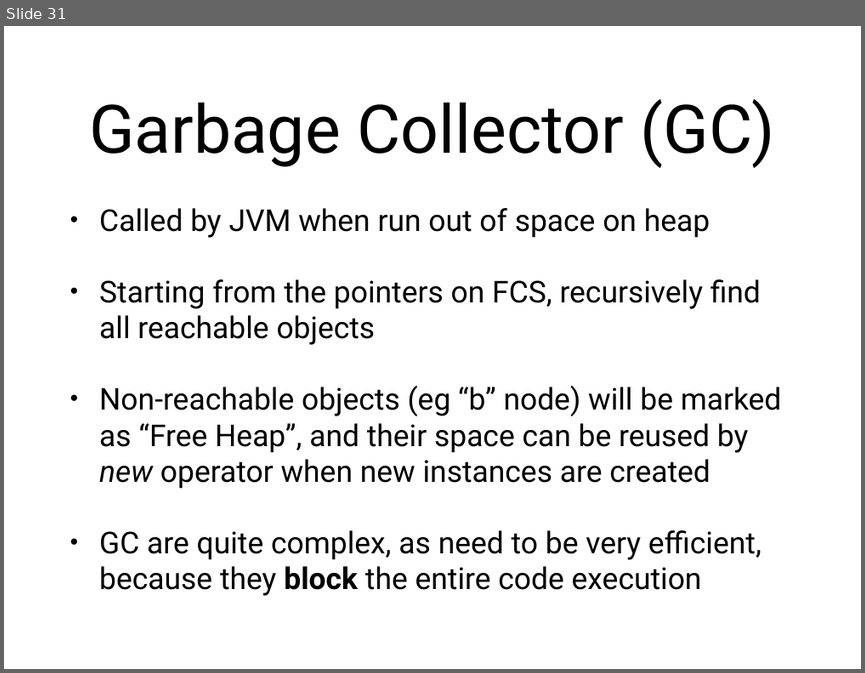
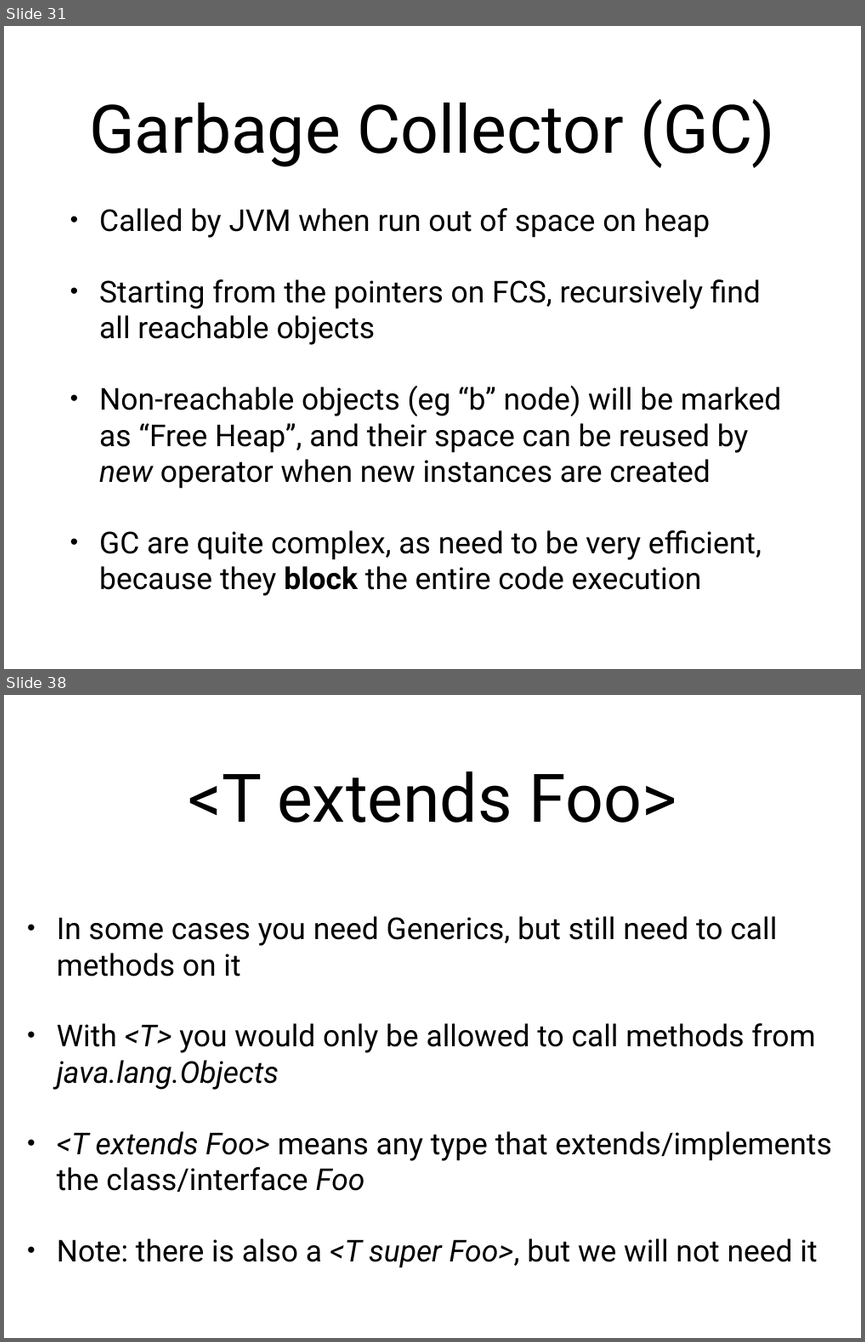
Before and after one commit to arcuri82/algorithms, a slide deck: docs/slides/02/02_stack_queue.pptx. Shown one above the other, each under a label of ours: slide 31 before the commit, slides 31 and 38 after it; the slides between them are not shown. The pictures are 865x673 and 865x1342 pixels, drawn with LibreOffice and Linux fonts; fonts in the diff are those of the drawing. Boxes give left, top, right and bottom in pixels: in the first picture for what was removed or moved away, otherwise in the second. Text is boxed around its words. In the diff, an @@ line names an element or a change of style, - is before the commit and + after.

```diff
--- a/docs/slides/02/02_stack_queue.pptx
+++ b/docs/slides/02/02_stack_queue.pptx
@@ slide 38 added at [4, 695, 861, 1338], background #FFFFFF @@
@@ title added at [188, 771, 676, 823], 80 pt, text #000000 @@
+<T extends Foo>
@@ text added at [57, 916, 831, 1268], 36 pt, text #000000 @@
+• In some cases you need Generics, but still need to call methods on it
+• With <T> you would only be allowed to call methods from java.lang.Objects
+• <T extends Foo> means any type that extends/implements the class/interface Foo
+• Note: there is also a <T super Foo>, but we will not need it
```
Also in this commit, not shown: 1 slide changed, 6 other slides added, 3 other files.
